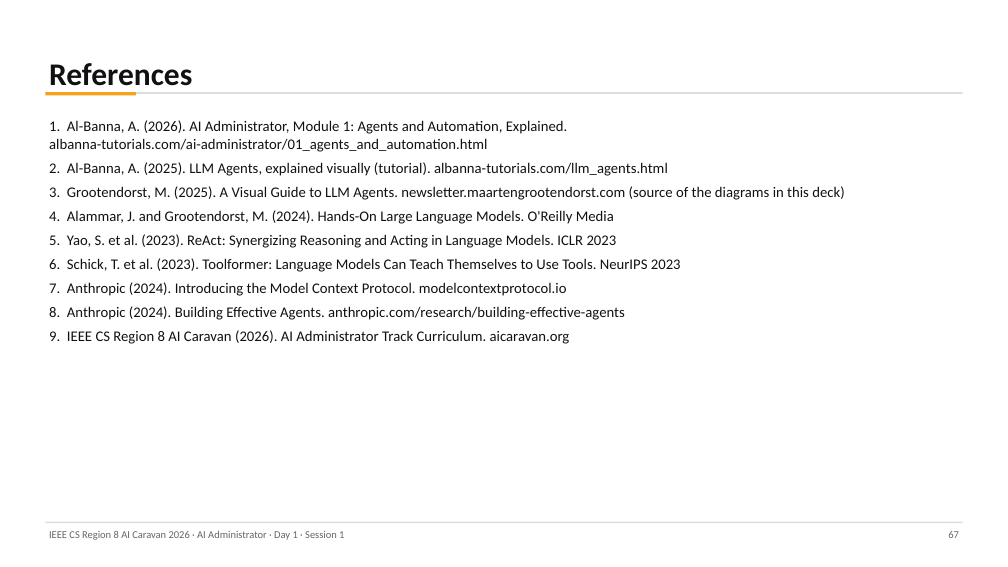
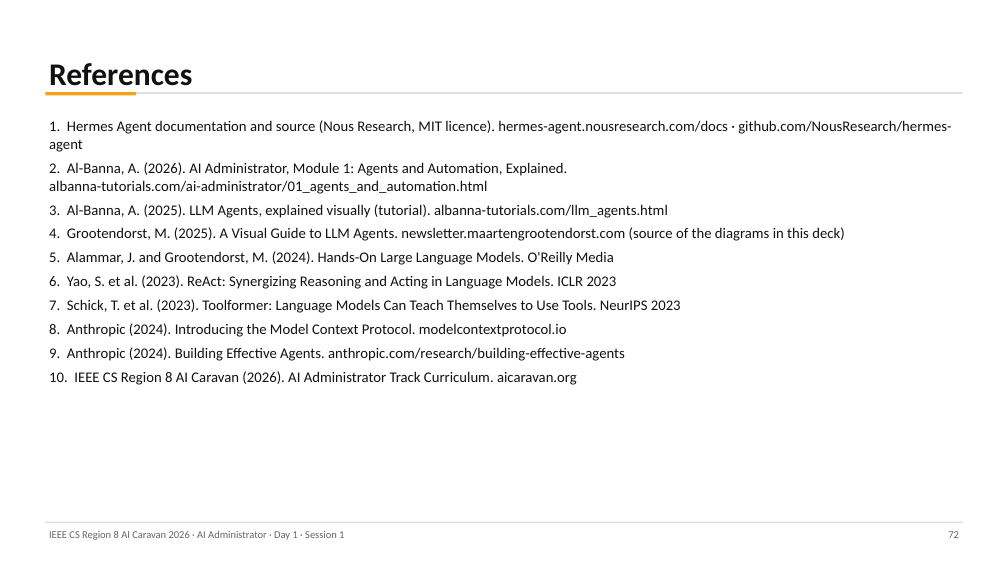
Before and after one commit to abedbanna/snippet-vault, a slide deck: slide 72 of instructor/ai-administrator/out/day1/Day1_S1_Foundations.pptx (slide 67 before the commit). Drawn at 1008x567 pixels with LibreOffice and Linux fonts; fonts in the diff are those of the drawing. Boxes give left, top, right and bottom in pixels: in the first picture for what was removed or moved away, otherwise in the second. Text is boxed around its words. In the diff, an @@ line names an element or a change of style, - is before the commit and + after.

```diff
--- a/instructor/ai-administrator/out/day1/Day1_S1_Foundations.pptx
+++ b/instructor/ai-administrator/out/day1/Day1_S1_Foundations.pptx
@@ text at bbox=[49, 120, 951, 385]: text changed @@
-1. Al-Banna, A. (2026). AI Administrator, Module 1: Agents and Automation, Explained. albanna-tutorials.com/ai-administrator/01_agents_and_automation.html
-2. Al-Banna, A. (2025). LLM Agents, explained visually (tutorial). albanna-tutorials.com/llm_agents.html
-3. Grootendorst, M. (2025). A Visual Guide to LLM Agents. newsletter.maartengrootendorst.com (source of the diagrams in this deck)
-4. Alammar, J. and Grootendorst, M. (2024). Hands-On Large Language Models. O'Reilly Media
-5. Yao, S. et al. (2023). ReAct: Synergizing Reasoning and Acting in Language Models. ICLR 2023
-6. Schick, T. et al. (2023). Toolformer: Language Models Can Teach Themselves to Use Tools. NeurIPS 2023
-7. Anthropic (2024). Introducing the Model Context Protocol. modelcontextprotocol.io
-8. Anthropic (2024). Building Effective Agents. anthropic.com/research/building-effective-agents
-9. IEEE CS Region 8 AI Caravan (2026). AI Administrator Track Curriculum. aicaravan.org
+1. Hermes Agent documentation and source (Nous Research, MIT licence). hermes-agent.nousresearch.com/docs · github.com/NousResearch/hermes-agent
+2. Al-Banna, A. (2026). AI Administrator, Module 1: Agents and Automation, Explained. albanna-tutorials.com/ai-administrator/01_agents_and_automation.html
+3. Al-Banna, A. (2025). LLM Agents, explained visually (tutorial). albanna-tutorials.com/llm_agents.html
+4. Grootendorst, M. (2025). A Visual Guide to LLM Agents. newsletter.maartengrootendorst.com (source of the diagrams in this deck)
+5. Alammar, J. and Grootendorst, M. (2024). Hands-On Large Language Models. O'Reilly Media
+6. Yao, S. et al. (2023). ReAct: Synergizing Reasoning and Acting in Language Models. ICLR 2023
+7. Schick, T. et al. (2023). Toolformer: Language Models Can Teach Themselves to Use Tools. NeurIPS 2023
+8. Anthropic (2024). Introducing the Model Context Protocol. modelcontextprotocol.io
+9. Anthropic (2024). Building Effective Agents. anthropic.com/research/building-effective-agents
+10. IEEE CS Region 8 AI Caravan (2026). AI Administrator Track Curriculum. aicaravan.org
@@ text at bbox=[948, 531, 959, 538]: text changed @@
-67
+72
```
Also in this commit, not shown: 20 other slides changed, 6 slides added, 1 slide removed, 9 other files.
